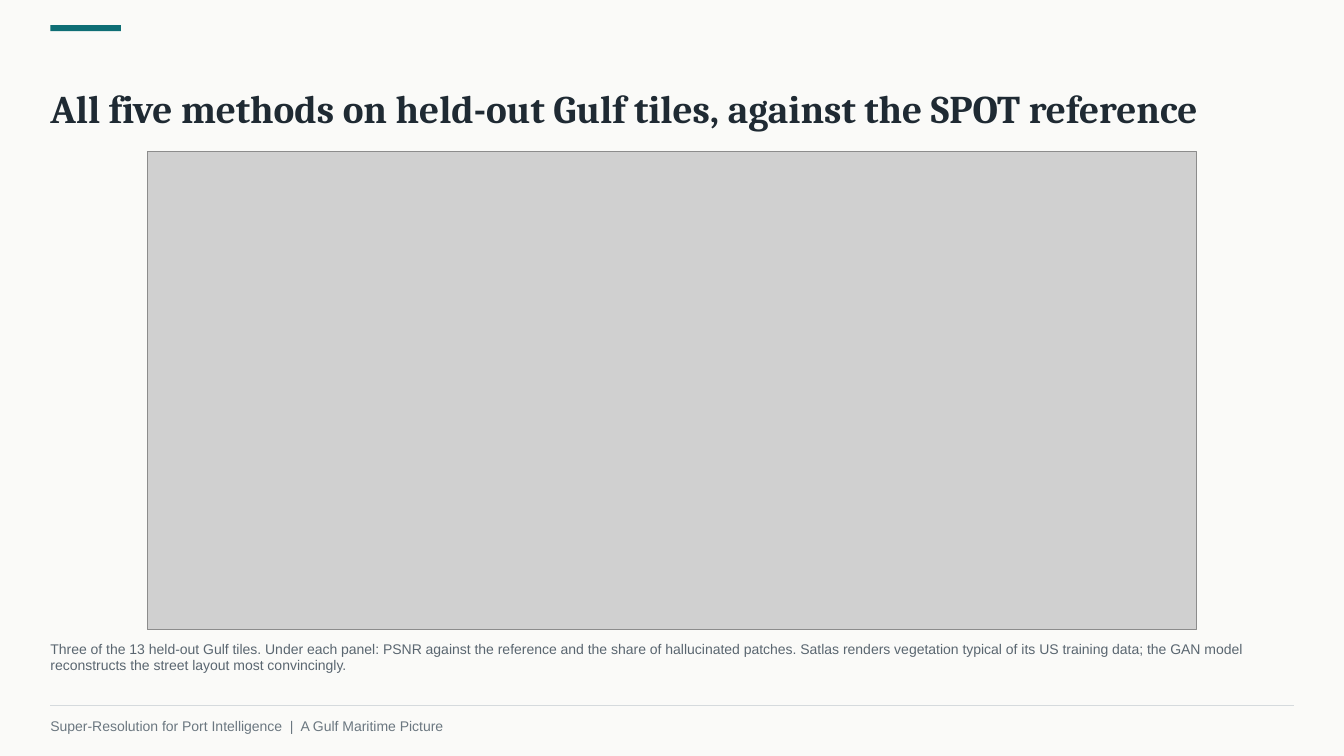
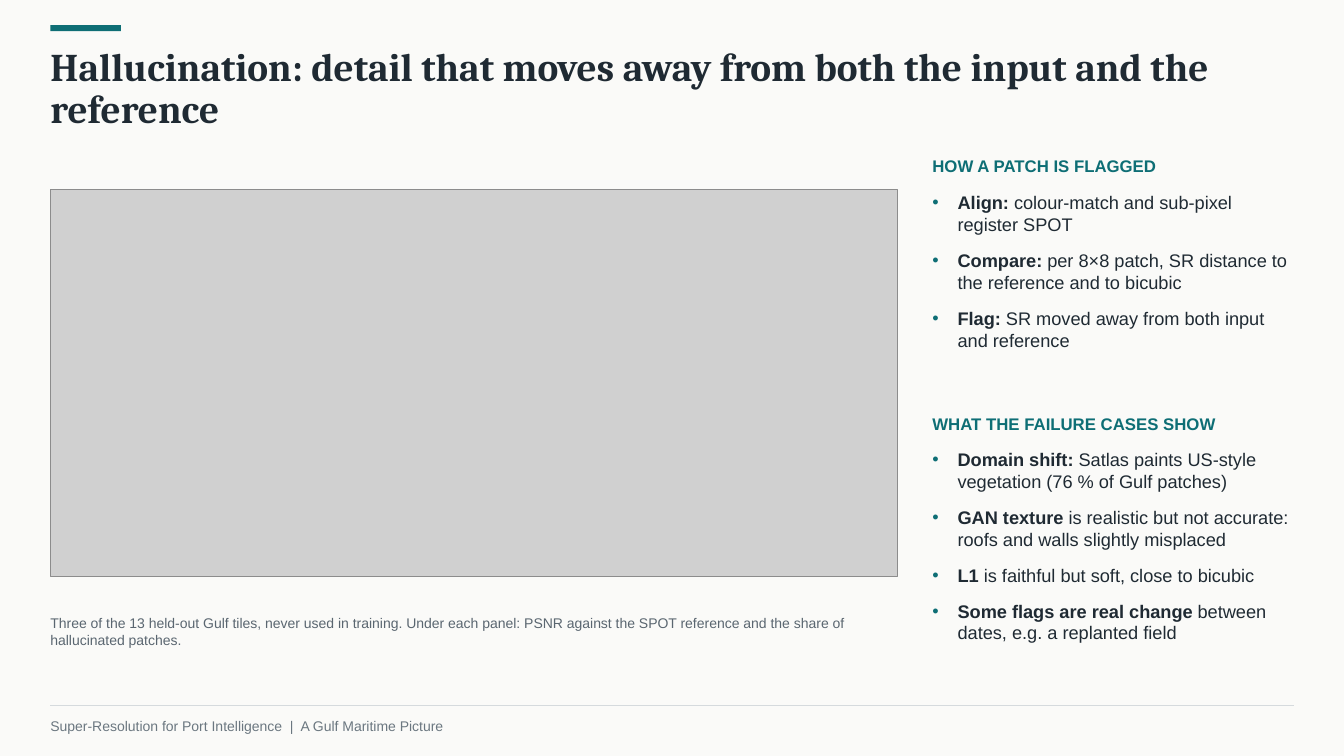
Before and after one commit to JordanManoj/gulf-port-superresolution, a slide deck: slide 6 of presentation/Super-Resolution_for_Port_Intelligence.pptx (slide 8 before the commit). Drawn at 1344x756 pixels with LibreOffice and Linux fonts; fonts in the diff are those of the drawing; grey boxes stand for pictures. Boxes give left, top, right and bottom in pixels: in the first picture for what was removed or moved away, otherwise in the second. Text is boxed around its words. In the diff, an @@ line names an element or a change of style, - is before the commit and + after.

```diff
--- a/presentation/Super-Resolution_for_Port_Intelligence.pptx
+++ b/presentation/Super-Resolution_for_Port_Intelligence.pptx
@@ title at box(50, 53, 1208, 124): text changed @@
-All five methods on held-out Gulf tiles, against the SPOT reference
+Hallucination: detail that moves away from both the input and the reference
@@ text added at box(932, 160, 1156, 172), 12 pt, text #0E6E75, bold @@
+HOW A PATCH IS FLAGGED
@@ picture: place and size @@
-picture at box(147, 151, 1197, 630)
+picture at box(50, 190, 897, 576)
@@ text added at box(958, 195, 1287, 347), 13 pt, text #1F2A33 @@
+• Align: colour-match and sub-pixel register SPOT
+• Compare: per 8×8 patch, SR distance to the reference and to bicubic
+• Flag: SR moved away from both input and reference
@@ text added at box(932, 418, 1215, 430), 12 pt, text #0E6E75, bold @@
+WHAT THE FAILURE CASES SHOW
@@ text added at box(958, 452, 1289, 643), 13 pt, text #1F2A33 @@
+• Domain shift: Satlas paints US-style vegetation (76 % of Gulf patches)
+• GAN texture is realistic but not accurate: roofs and walls slightly misplaced
+• L1 is faithful but soft, close to bicubic
+• Some flags are real change between dates, e.g. a replanted field
@@ text at box(50, 618, 845, 648): text changed @@
-Three of the 13 held-out Gulf tiles. Under each panel: PSNR against the reference and the share of hallucinated patches. Satlas renders vegetation typical of its US training data; the GAN model reconstructs the street layout most convincingly.
+Three of the 13 held-out Gulf tiles, never used in training. Under each panel: PSNR against the SPOT reference and the share of hallucinated patches.
```
Also in this commit, not shown: 9 other slides changed, 1 slide removed, 1 other file.
